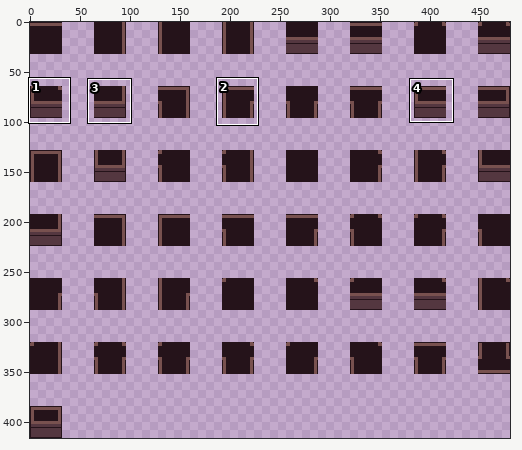
Sprite sheet: Assets/Tileset/TopDownWall.png. Above, an overview of the earlier version with the close-up marked.
Close-up. Earlier state:
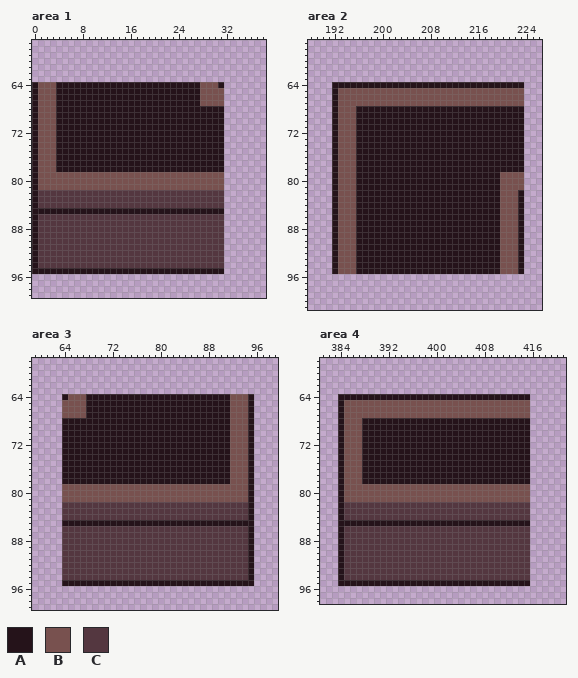
The file is 480x416 pixels. Shown: area 1: x 0..38, y 57..99; area 2: x 188..226, y 57..101; area 3: x 59..99, y 58..99; area 4: x 381..421, y 58..98. The commit also changed other parts of the picture, which this record leaves out.
Palette (. is transparent): A #25131a  B #78514f  C #543740
Once edited:
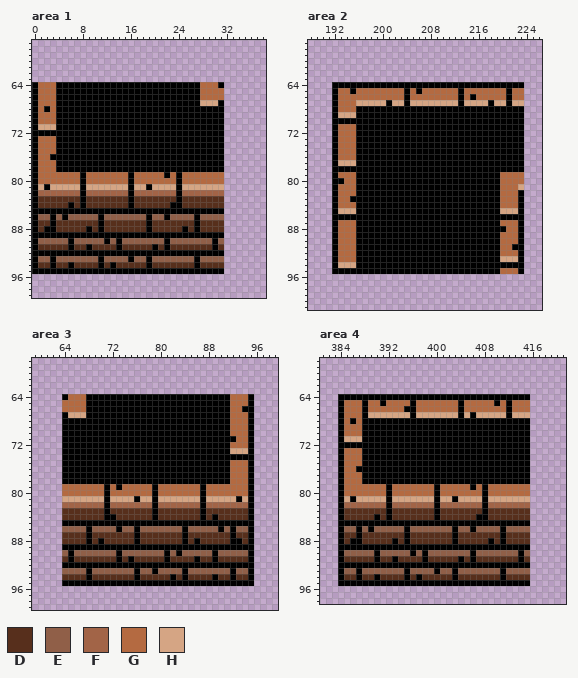
Colours new in this view: D #572f1c  E #905f48  F #a26447  G #b46a41  H #d5a584
Diff:
colour A: #25131a -> #000000
Changed rows in their new state; - is a pixel that keeps its letter.
Area 1:
first column x 1:
 64 GGG------------------------GGG-
 65 GGG------------------------GGGG
 66 GGG------------------------GGGG
 67 GGG------------------------HHHA
 68 GAG----------------------------
 69 GGG----------------------------
 70 GGG----------------------------
 71 HHH----------------------------
 72 AAA----------------------------
 73 GGG----------------------------
 74 GGG----------------------------
 75 GGG----------------------------
 76 GGA----------------------------
 77 GGG----------------------------
 78 GGG----------------------------
 79 GGGGGGGAGGGGGGGAGGGGGAGAGGGGGGG
 80 GGGGGGGAGGGGGGGAGGGGGGGAGGGGGGG
 81 HAHHHHHAHHHHHHHAHHAHHHHAHHHHHHH
 82 FFFFFFFAFFFFFFFAFFFFFFFAFFFFFFF
 83 DDDDDDDADDDDDDDADDDDDDDADDDDDDD
 84 DDDDDADADDDDDDDADDDDDDAADDDDDDD
 86 EEAEAEEEEEAEEEEEEEAEEAEEEEAEEEE
 87 DDADDDDDDDADDDDDDDADDDDDDDADDDD
 88 DAADDDDDADADDDDDDDADDDDDADADDDD
 89 AAAAAAAAAAAAAAAAAAAAAAAAAAAAAAA
 90 EEEEEAEEEEEAEAEEEEEEEAEEEEEEEAE
 91 DDDDDADDADDDDADDDDDADADDDDDDDAD
 92 AAAAAAAAAAAAAAAAAAAAAAAAAAAAAAA
 93 EEAEEEEEEEAEEEEAEEAEEEEEEEAEEEE
 94 DDADDADDDDADADDDDDADDDDDDDADDDD
Area 2:
first column x 193:
 65 GGAGGGGGGGGAGAGGGGGGAGGGGGGGAGG
 66 GGGGGGGGGGGAGGGGGGGGAGAGGGGGAGG
 67 GGGHHHHHAHHAHHHHHHHHAHHHHAHHAHH
 68 GGG----------------------------
 69 HHH----------------------------
 70 AAA----------------------------
 71 GGG----------------------------
 72 GGG----------------------------
 73 GGG----------------------------
 74 GGG----------------------------
 75 GGG----------------------------
 76 GGG----------------------------
 77 HHH----------------------------
 78 AAA----------------------------
 79 GGG------------------------GGGG
 80 AGG------------------------GGGG
 81 GGG------------------------GGGH
 82 GGG------------------------GGG-
 83 GGA------------------------GGG-
 84 GGG------------------------GGG-
 85 HHH------------------------HHH-
 86 AAA------------------------AAA-
 87 GGG------------------------GGG-
 88 GGG------------------------AGG-
 89 GGG------------------------GGG-
 90 GGG------------------------GGG-
 91 GGG------------------------GGA-
 92 GGG------------------------GGG-
 93 GGG------------------------HHH-
 94 HHH------------------------AAA-
 95 AAA------------------------GGG-
Area 3:
first column x 64:
 64 -GGG------------------------GGG
 65 GGGG------------------------GGG
 66 GGGG------------------------GGA
 67 AHHH------------------------GGG
 68 ----------------------------GGG
 69 ----------------------------GGG
 70 ----------------------------GGG
 71 ----------------------------AGG
 72 ----------------------------GGG
 73 ----------------------------HHH
 74 ----------------------------AAA
 75 ----------------------------GGG
 76 ----------------------------GGG
 77 ----------------------------GGG
 78 ----------------------------GGG
 79 GGGGGGGAGAGGGGGAGGGGGGGAGGGGGGG
 80 GGGGGGGAGGGGGGGAGGGGGGGAGGGGGGG
 81 HHHHHHHAHHHHAHHAHHHHHHHAHHHHHAH
 82 FFFFFFFAFFFFFFFAFFFFFFFAFFFFFFF
 83 DDDDDDDADDDDDDDADDDDDDDADDDDDDD
 84 DDDDDDDAADDDDDDADDDDDDDADADDDDD
 86 EEEEAEEEEAEEAEEEEEEEAEEEEEAEAEE
 87 DDDDADDDDDDDADDDDDDDADDDDDDDADD
 88 DDDDADADDDDDADDDDDDDADADDDDDAAD
 89 AAAAAAAAAAAAAAAAAAAAAAAAAAAAAAA
 90 EAEEEEEEEAEEEEEEEAEAEEEEEAEEEEE
 91 DADDDDDDDADADDDDDADDDDADDADDDDD
 92 AAAAAAAAAAAAAAAAAAAAAAAAAAAAAAA
 93 EEEEAEEEEEEEAEEAEEEEAEEEEEEEAEE
 94 DDDDADDDDDDDADDDDDADADDDDADDADD
Area 4:
first column x 385:
65 GGGAGGAGGGGAGGGGGGGAGGGGGAGAGGG
66 GGGAGGGGGGAAGGGGGGGAGGGGGGGAGGG
67 GGGAHHHHHHHAHHHHHHHAHAHHHHHAHHH
68 GAG----------------------------
69 GGG----------------------------
70 GGG----------------------------
71 HHH----------------------------
72 AAA----------------------------
73 GGG----------------------------
74 GGG----------------------------
75 GGG----------------------------
76 GGA----------------------------
77 GGG----------------------------
78 GGG----------------------------
79 GGGGGGGAGGGGGGGAGGGGGAGAGGGGGGG
80 GGGGGGGAGGGGGGGAGGGGGGGAGGGGGGG
81 HAHHHHHAHHHHHHHAHHAHHHHAHHHHHHH
82 FFFFFFFAFFFFFFFAFFFFFFFAFFFFFFF
83 DDDDDDDADDDDDDDADDDDDDDADDDDDDD
84 DDDDDADADDDDDDDADDDDDDAADDDDDDD
86 EEAEAEEEEEAEEEEEEEAEEAEEEEAEEEE
87 DDADDDDDDDADDDDDDDADDDDDDDADDDD
88 DAADDDDDADADDDDDDDADDDDDADADDDD
89 AAAAAAAAAAAAAAAAAAAAAAAAAAAAAAA
90 EEEEEAEEEEEAEAEEEEEEEAEEEEEEEAE
91 DDDDDADDADDDDADDDDDADADDDDDDDAD
92 AAAAAAAAAAAAAAAAAAAAAAAAAAAAAAA
93 EEAEEEEEEEAEEEEAEEAEEEEEEEAEEEE
94 DDADDADDDDADADDDDDADDDDDDDADDDD
